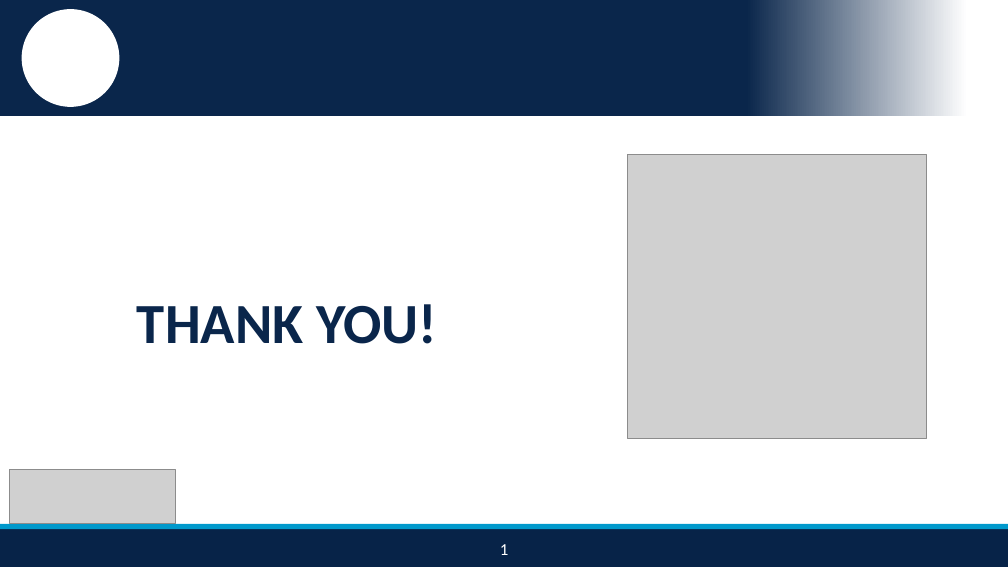
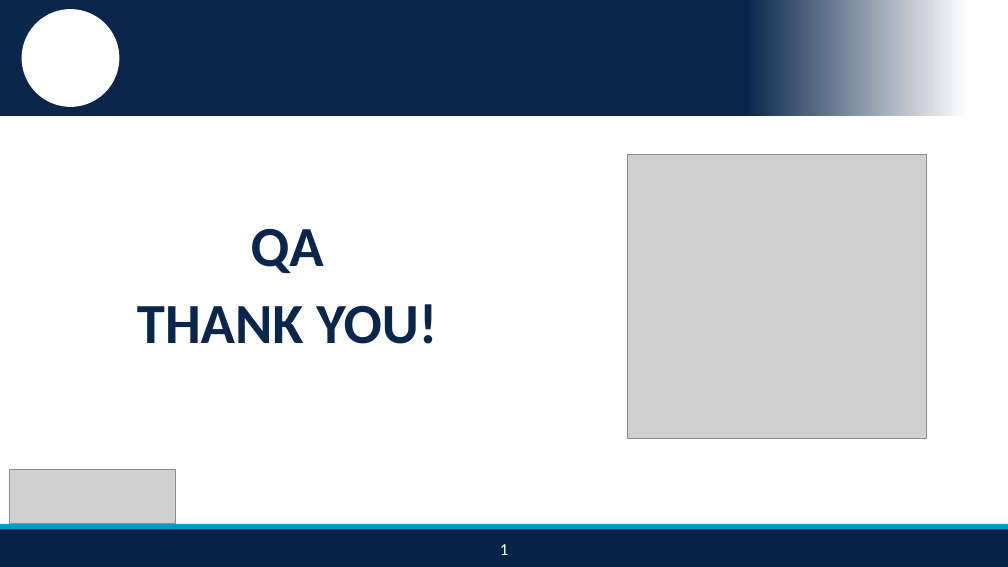
Before and after one commit to nikhilba/NOLA, a slide deck: slide 22 of Presentation/NOLA_Midterm_Presentation_v1.2.pptx. Drawn at 1008x567 pixels with LibreOffice and Linux fonts; fonts in the diff are those of the drawing; grey boxes stand for pictures; background and template pictures are left out. Boxes give left, top, right and bottom in pixels: in the first picture for what was removed or moved away, otherwise in the second. Text is boxed around its words. In the diff, an @@ line names an element or a change of style, - is before the commit and + after.

```diff
--- a/Presentation/NOLA_Midterm_Presentation_v1.2.pptx
+++ b/Presentation/NOLA_Midterm_Presentation_v1.2.pptx
@@ text added at [251,229,324,273], 54 pt, text #0A264B, bold @@
+QA
```
Also in this commit, not shown: 4 other slides changed.
